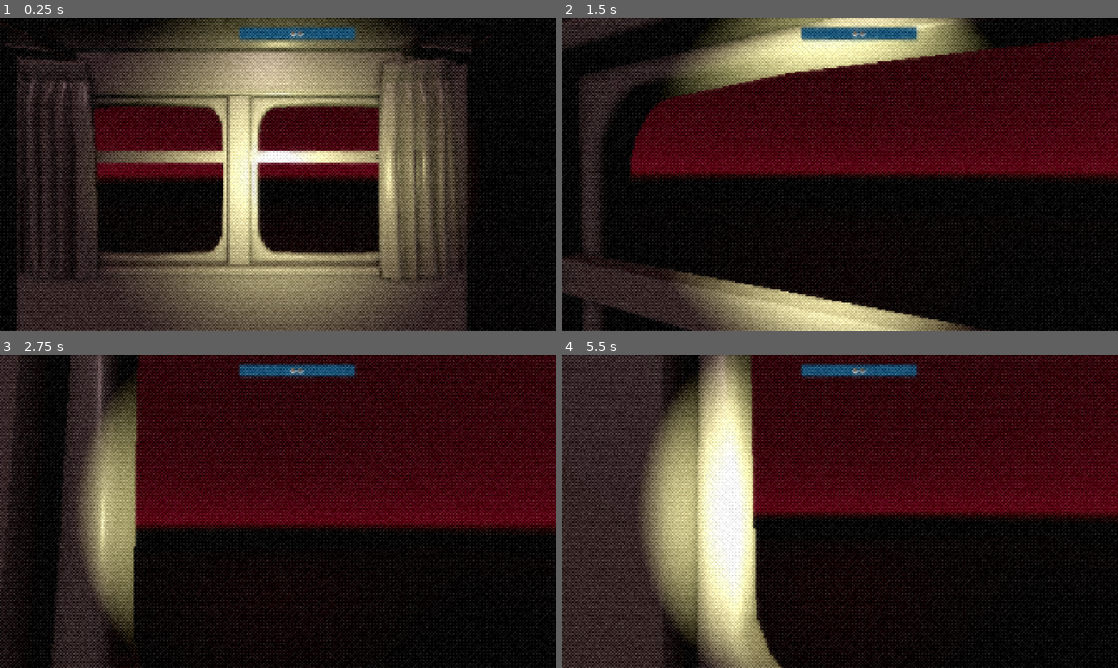
Above: before the commit, frames 1-4 (two rows, left to right).
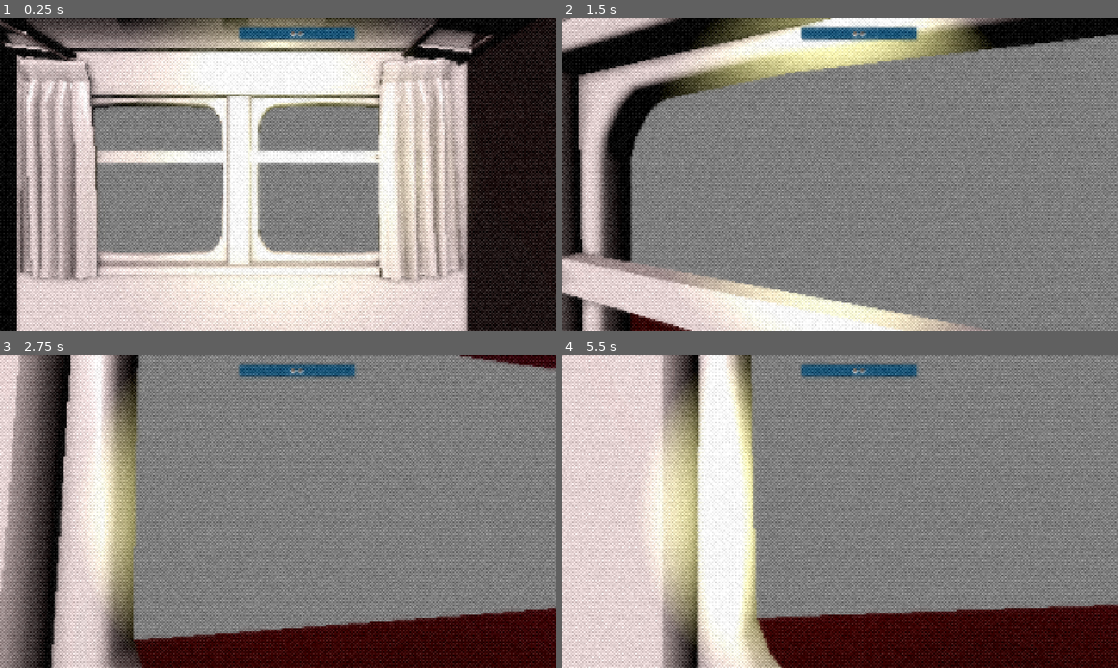
Above: after the commit, the same moments.

Repository: RafaCappetta/JOGO_GAMEJAM_LITERARIA
Game: Godot game, scene res://cenas/Main.tscn
The game is run twice, just before and just after one commit, with the same random seed, the same clock (stepped at 60 frames per second) and the same inputs. This scene is started directly instead of the project's main scene. Video files are missing from this copy of the repository; at most half a second of black plays in their place.
Inputs (mouse positions are in pixels of both pictures, inside the frame that each line leads up to):
- Up to frame 1 (0.25 s): no input
- Up to frame 2 (1.5 s): tap Enter (ui_accept) at 0.5 s; move the mouse to (867, 174) at 0.52 s; hold W (andar_frente) from 0.53 s (still down); tap E (pegar) at 0.6, 1.35 s; tap Space (pular) at 0.77 s; move the mouse to (812, 174) at 1.27 s
- Up to frame 3 (2.75 s): keep holding W (andar_frente); tap Space (pular) at 1.52 s; move the mouse to (289, 505) at 2.02 s; tap E (pegar) at 2.1 s
- Up to frame 4 (5.5 s): keep holding W (andar_frente); move the mouse to (834, 517) at 2.77 s; tap E (pegar) every 0.75 s from 2.85 to 5.1 s; tap Space (pular) at 3.02, 3.77, 4.52 s; move the mouse to (878, 514) at 3.52 s; move the mouse to (795, 508) at 4.27 s; move the mouse to (845, 511) at 5.02 s

The runs differ from the first frame. In frame 1, 87% of the frame differs, in the area x 0-100%, y 0-100%; in frame 2, 87%; in frame 3, 95%; in frame 4, 94%.

Commit message:
add scenario, pls fix video scenario

Diff:
--- a/cenas/Main.tscn
+++ b/cenas/Main.tscn
@@ -8,6 +8,8 @@
 [ext_resource type="PackedScene" uid="uid://c0u8jgaku6u0v" path="res://cenas/gerenciador_dialogo.tscn" id="5_5cxbu"]
 [ext_resource type="PackedScene" uid="uid://bs7gnxq8d3ng7" path="res://cenas/tela.tscn" id="6_bujqr"]
 [ext_resource type="PackedScene" uid="uid://bhj2bx8k2s537" path="res://cenas/Builds/Trenzinhoperfeito.glb" id="7_3fpx0"]
+[ext_resource type="VideoStream" uid="uid://cpqub5brl58bo" path="res://cenas/Loop-Tela-fundo.ogv" id="8_b2wyu"]
+[ext_resource type="Script" uid="uid://6xvtd5w6wx3i" path="res://cenas/mesh_instance_3d_2.gd" id="9_b2wyu"]
 
 [sub_resource type="StandardMaterial3D" id="StandardMaterial3D_adoo1"]
 albedo_color = Color(0.36495528, 0, 0.010915428, 1)
@@ -34,13 +36,26 @@
 adjustment_enabled = true
 adjustment_brightness = 1.5
 
+[sub_resource type="QuadMesh" id="QuadMesh_gqrcs"]
+resource_local_to_scene = true
+
+[sub_resource type="ViewportTexture" id="ViewportTexture_43lej"]
+viewport_path = NodePath("MeshInstance3D2/SubViewport")
+
+[sub_resource type="StandardMaterial3D" id="StandardMaterial3D_ve4po"]
+resource_local_to_scene = true
+albedo_texture = SubResource("ViewportTexture_43lej")
+
+[sub_resource type="StandardMaterial3D" id="StandardMaterial3D_2u23g"]
+albedo_color = Color(0.17464656, 0.55233204, 0.7952093, 1)
+
 [node name="Main" type="Node3D" unique_id=50943912]
 script = ExtResource("1_2u23g")
 
 [node name="Chao" type="CSGBox3D" parent="." unique_id=1742466191]
-transform = Transform3D(1, 0, 0, 0, 1, 0, 0, 0, 1, 0, -0.33696222, 0)
+transform = Transform3D(1, 0, 0, 0, 1, 0, 0, 0, 1, -0.33761024, -0.11503792, 0.26822472)
 use_collision = true
-size = Vector3(33, 1, 33)
+size = Vector3(24.337677, 0.55615234, 12.452972)
 material = SubResource("StandardMaterial3D_adoo1")
 
 [node name="Item" parent="." unique_id=1077659374 instance=ExtResource("1_mxc5g")]
@@ -53,8 +68,8 @@
 transform = Transform3D(1, 0, 0, 0, 1, 0, 0, 0, 1, 0, 2, 0)
 
 [node name="DirectionalLight3D" type="DirectionalLight3D" parent="." unique_id=1486963469]
-transform = Transform3D(0.9982227, 0.027909838, -0.05265404, 0, 0.8835507, 0.4683355, 0.05959368, -0.46750313, 0.88198036, 0, 7.175654, 12.954971)
-light_color = Color(0.25219816, 0.22195002, 0.22474301, 1)
+transform = Transform3D(0.9982227, 0.027909836, -0.052654043, 0, 0.8835507, 0.46833548, 0.05959368, -0.46750313, 0.8819804, -2.245016, 7.175654, 7.4365025)
+light_color = Color(0.67374384, 0.63062626, 0.63051915, 1)
 
 [node name="WorldEnvironment" type="WorldEnvironment" parent="." unique_id=1498090371]
 environment = SubResource("Environment_veetu")
@@ -65,7 +80,44 @@
 
 [node name="Gerenciador_dialogo" parent="." unique_id=218007053 instance=ExtResource("5_5cxbu")]
 
+[node name="MeshInstance3D2" type="MeshInstance3D" parent="." unique_id=608794426]
+transform = Transform3D(24.37125, 0, 0, 0, 5.8049903, 0, 0, 0, 3.5795555, -0.44930983, 2.8622112, -5.6241097)
+mesh = SubResource("QuadMesh_gqrcs")
+surface_material_override/0 = SubResource("StandardMaterial3D_ve4po")
+script = ExtResource("9_b2wyu")
+
+[node name="VideoStreamPlayer" type="VideoStreamPlayer" parent="MeshInstance3D2" unique_id=2024079258]
+anchors_preset = -1
+anchor_top = -1.0150001
+anchor_right = 0.99600005
+offset_top = 0.20007324
+offset_right = 9.679932
+offset_bottom = -4.0
+stream = ExtResource("8_b2wyu")
+autoplay = true
+expand = true
+loop = true
+
+[node name="SubViewport" type="SubViewport" parent="MeshInstance3D2" unique_id=403538862]
+size = Vector2i(1920, 1080)
+
 [node name="Tela" parent="." unique_id=296651799 instance=ExtResource("6_bujqr")]
 
 [node name="Trenzinhoperfeito" parent="." unique_id=617144663 instance=ExtResource("7_3fpx0")]
 transform = Transform3D(1, 0, 0, 0, 1.5492457, 0, 0, 0, 1.5516357, -0.036564827, 0.23774469, -0.08889866)
+
+[node name="Parede3" type="CSGBox3D" parent="." unique_id=1438924970]
+transform = Transform3D(1, 0, 0, 0, 1, 0, 0, 0, 1, -12.604027, 2.4383469, 0.29138947)
+use_collision = true
+size = Vector3(0.13640594, 4.76033, 12.262207)
+material = SubResource("StandardMaterial3D_2u23g")
+
+[node name="MeshInstance3D" type="MeshInstance3D" parent="." unique_id=1027250143]
+transform = Transform3D(-24.37125, 0, -3.129347e-07, 0, 5.804991, 0, 2.1306023e-06, 0, -3.5795557, -0.44930983, 2.8622112, 6.083825)
+mesh = SubResource("QuadMesh_gqrcs")
+
+[node name="Parede4" type="CSGBox3D" parent="." unique_id=1388553346]
+transform = Transform3D(1, 0, 0, 0, 1, 0, 0, 0, 1, 11.744091, 2.4383469, 0.29138947)
+use_collision = true
+size = Vector3(0.13640594, 4.76033, 12.262207)
+material = SubResource("StandardMaterial3D_2u23g")
--- /dev/null
+++ b/cenas/menu.tscn
@@ -0,0 +1,57 @@
+[gd_scene format=3 uid="uid://858qjt82bqig"]
+
+[ext_resource type="Script" path="res://scripts/menu.gd" id="1_64url"]
+[ext_resource type="PackedScene" uid="uid://bs7gnxq8d3ng7" path="res://cenas/tela.tscn" id="2_nbnbt"]
+
+[node name="Menu" type="Control" unique_id=709263069]
+layout_mode = 3
+anchors_preset = 15
+anchor_right = 1.0
+anchor_bottom = 1.0
+grow_horizontal = 2
+grow_vertical = 2
+script = ExtResource("1_64url")
+
+[node name="ColorRect" type="ColorRect" parent="." unique_id=478296128]
+layout_mode = 1
+anchors_preset = 15
+anchor_right = 1.0
+anchor_bottom = 1.0
+grow_horizontal = 2
+grow_vertical = 2
+color = Color(0.30124888, 0.18635932, 0.08078229, 1)
+
+[node name="VBoxContainer" type="VBoxContainer" parent="." unique_id=877364262]
+layout_mode = 1
+anchors_preset = 8
+anchor_left = 0.5
+anchor_top = 0.5
+anchor_right = 0.5
+anchor_bottom = 0.5
+offset_left = -20.0
+offset_top = -20.0
+offset_right = 20.0
+offset_bottom = 20.0
+grow_horizontal = 2
+grow_vertical = 2
+theme_override_constants/separation = 15
+
+[node name="Jogar" type="Button" parent="VBoxContainer" unique_id=670165368]
+layout_mode = 2
+theme_override_colors/font_color = Color(0.5710698, 0.19552827, 0.30066103, 1)
+theme_override_colors/font_hover_color = Color(0.8627451, 0.40784314, 0.52156866, 1)
+theme_override_font_sizes/font_size = 50
+text = "Jogar"
+
+[node name="Sair" type="Button" parent="VBoxContainer" unique_id=1695274209]
+layout_mode = 2
+theme_override_colors/font_color = Color(0.57254905, 0.19607843, 0.3019608, 1)
+theme_override_colors/font_hover_color = Color(0.8627451, 0.40784314, 0.52156866, 1)
+theme_override_font_sizes/font_size = 50
+text = "Sair"
+
+[node name="Tela" parent="." unique_id=296651799 instance=ExtResource("2_nbnbt")]
+layout_mode = 1
+
+[connection signal="pressed" from="VBoxContainer/Jogar" to="." method="_on_jogar_pressed"]
+[connection signal="pressed" from="VBoxContainer/Sair" to="." method="_on_sair_pressed"]
--- /dev/null
+++ b/cenas/mesh_instance_3d_2.gd
@@ -0,0 +1,13 @@
+extends MeshInstance3D
+
+func _ready():
+
+	var meu_viewport = $SubViewport
+
+	var material_video = StandardMaterial3D.new()
+
+	material_video.albedo_texture = meu_viewport.get_texture()
+
+	material_video.shading_mode = BaseMaterial3D.SHADING_MODE_UNSHADED
+
+	material_override = material_video
Not shown, added: cenas/Loop-Tela-fundo.ogv.uid
Not shown, added: cenas/mesh_instance_3d_2.gd.uid
Not shown, added: cenas/Loop-Tela-fundo.ogv
